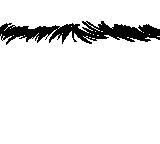
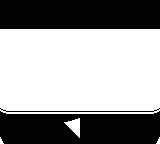
Before/after of a 160×144 layered artwork. What changed in the layer stack:
hid "3" (1st of 5, in "cabelo"), painted on it over [0, 0, 160, 144]
showed group "ANIMAIS" (35 layers) over [0, 0, 160, 144]
showed "base" over [0, 0, 160, 144]
